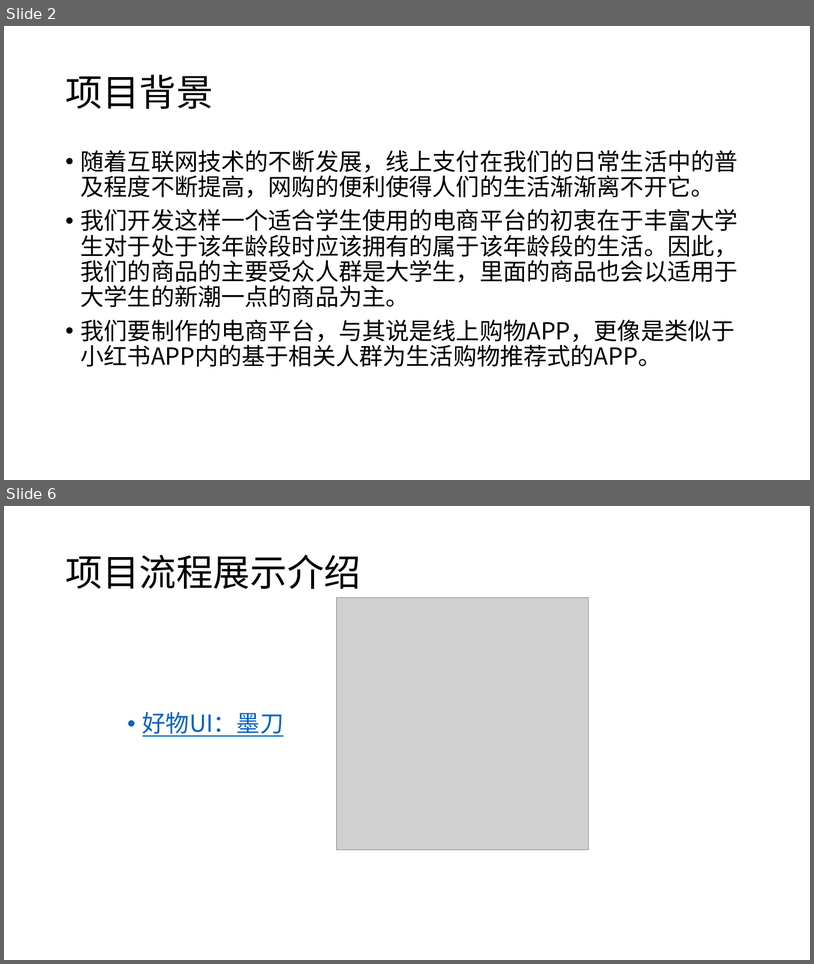
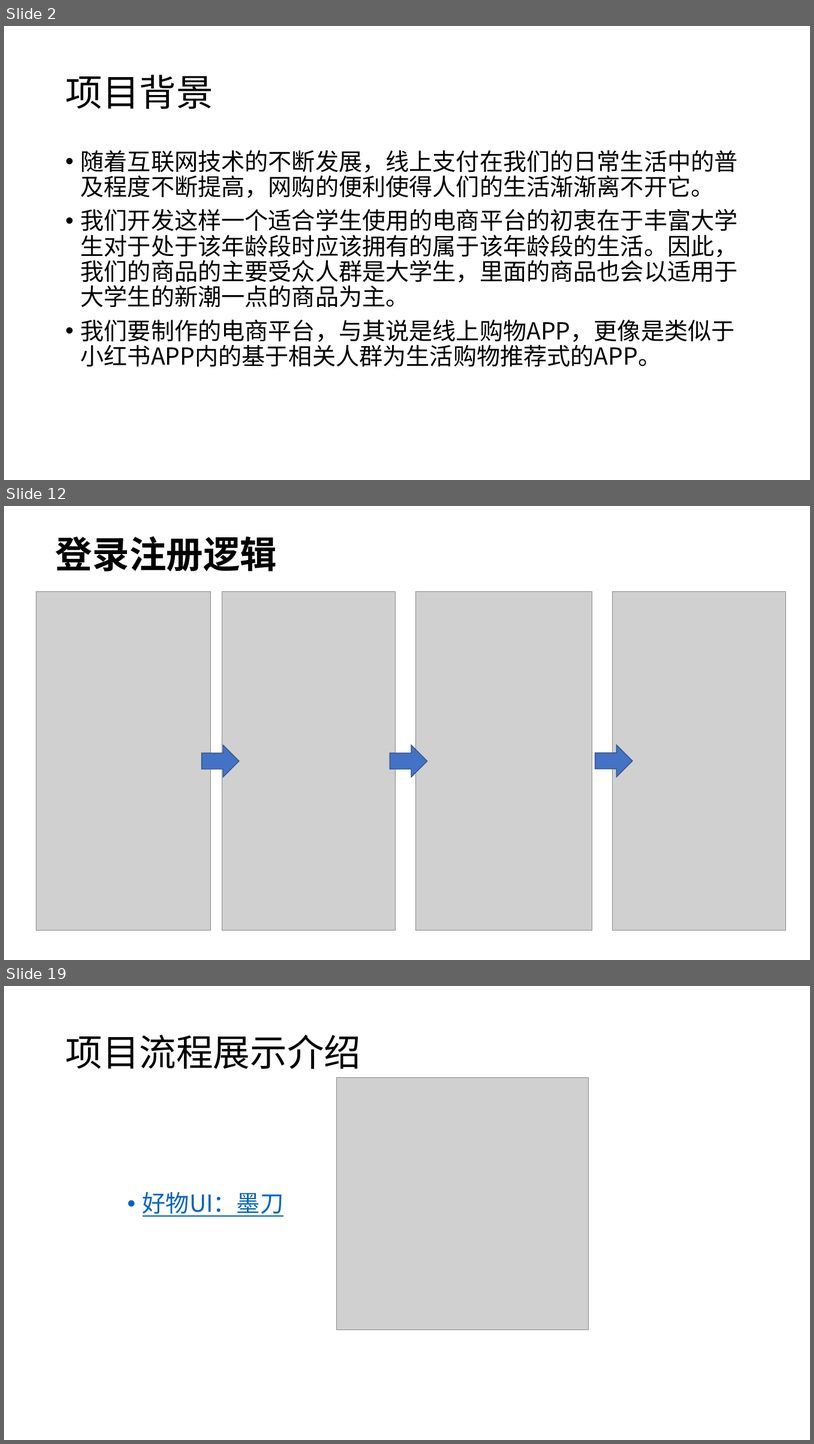
Before and after one commit to Android-Good-Goods/-, a slide deck: design/好物.pptx. Shown one above the other, each under a label of ours: slides 2 and 6 before the commit, slides 2, 12 and 19 after it; the slides between them are not shown. The pictures are 814x964 and 814x1444 pixels, drawn with LibreOffice and Linux fonts; fonts in the diff are those of the drawing; grey boxes stand for pictures. Boxes give left, top, right and bottom in pixels: in the first picture for what was removed or moved away, otherwise in the second. Text is boxed around its words. In the diff, an @@ line names an element or a change of style, - is before the commit and + after.

```diff
--- a/design/好物.pptx
+++ b/design/好物.pptx
@@ slide 12 added at box(4, 506, 810, 960), background #FFFFFF @@
@@ title added at box(56, 536, 278, 571), 44 pt, text #000000, bold @@
+登录注册逻辑
@@ picture added at box(36, 591, 211, 930) @@
@@ picture added at box(222, 591, 396, 930) @@
@@ picture added at box(416, 591, 593, 930) @@
@@ picture added at box(612, 591, 786, 930) @@
@@ right arrow added at box(202, 745, 239, 777), fill #4472C4, outline #325491 1 pt @@
@@ right arrow added at box(390, 745, 428, 777), fill #4472C4, outline #325491 1 pt @@
@@ right arrow added at box(596, 745, 633, 777), fill #4472C4, outline #325491 1 pt @@
@@ what was slide 6 is now slide 19 @@
```
Also in this commit, not shown: 3 slides changed, 12 other slides added.
